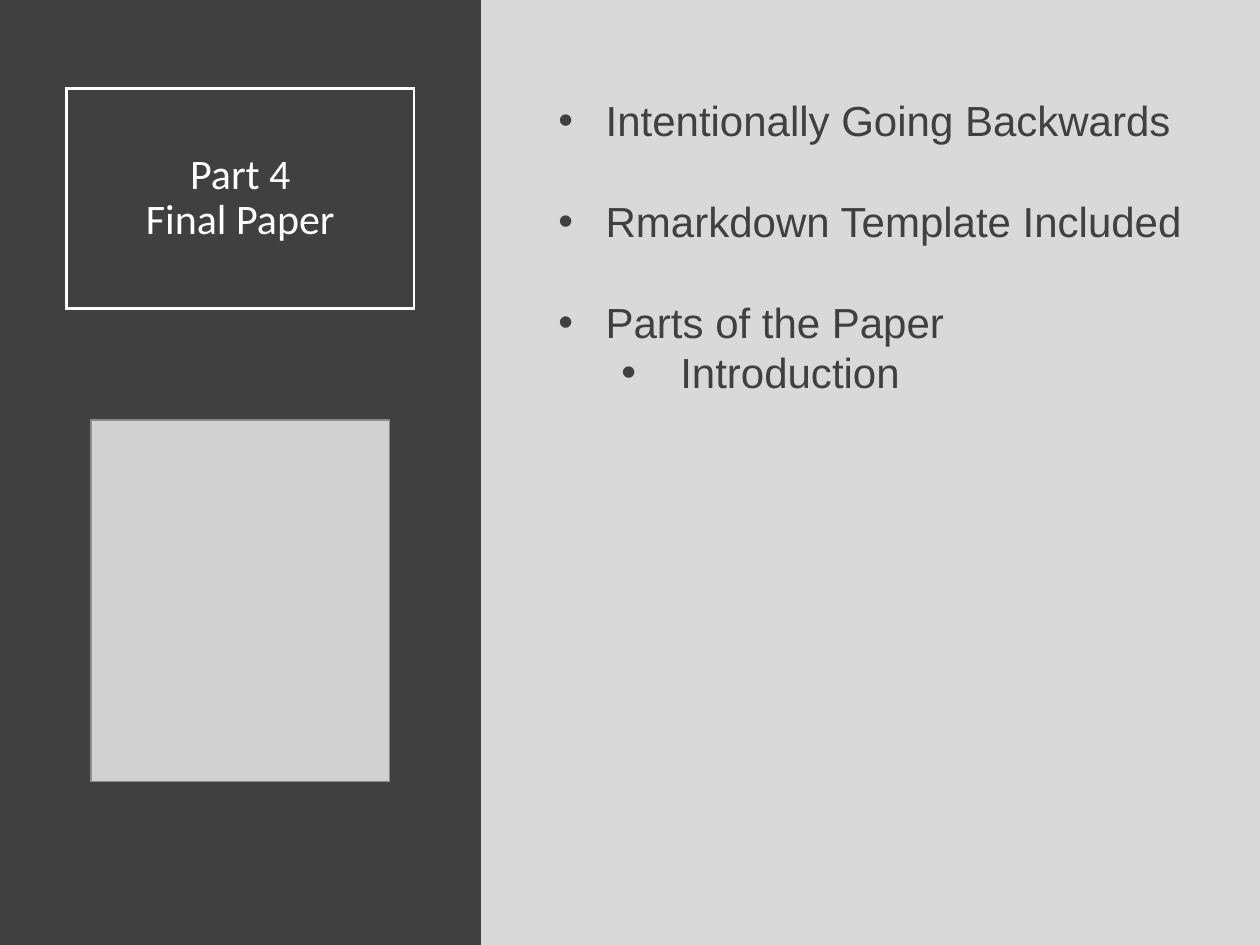
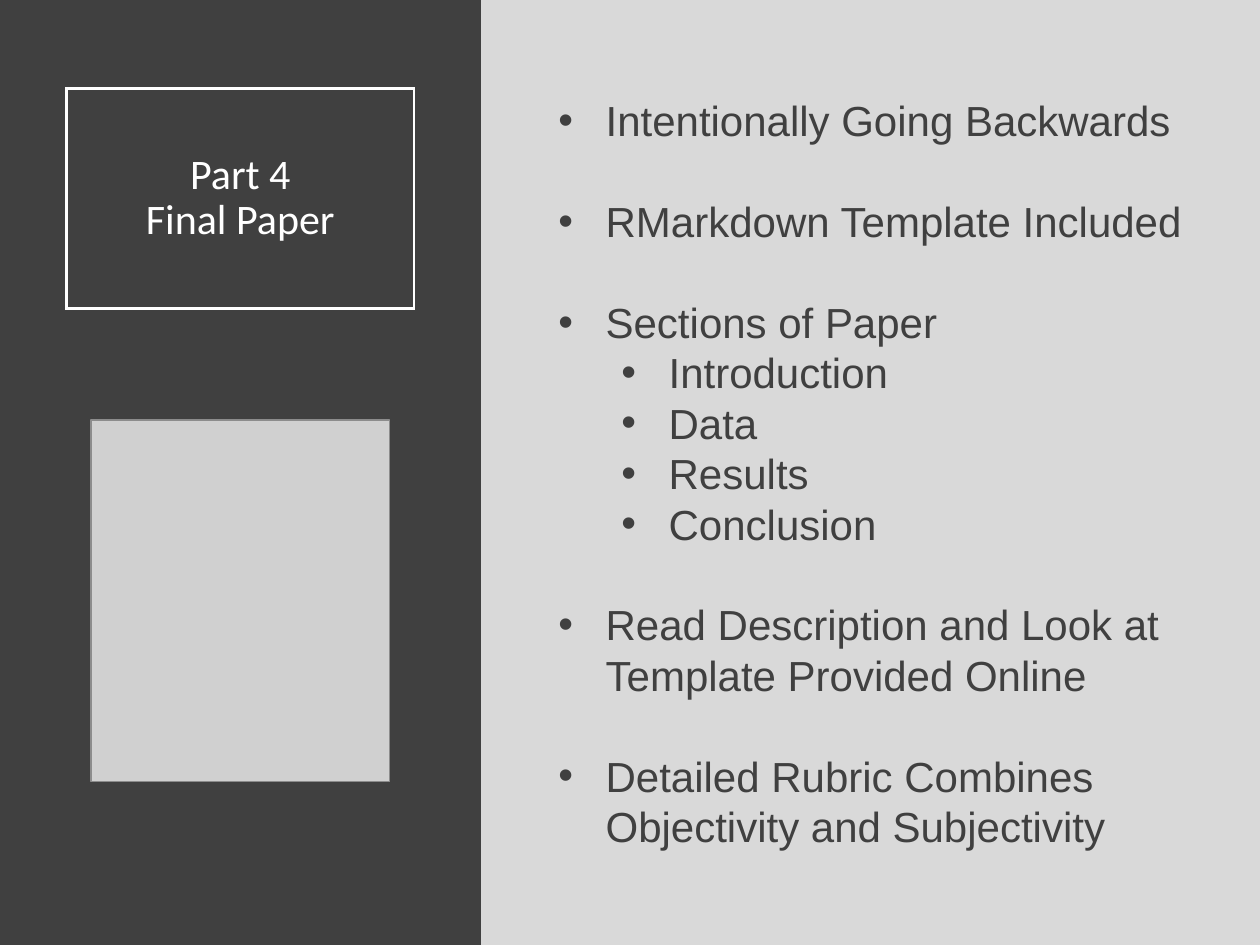
Before and after one commit to Yixf-Self/STOR320_WEBSITE, a slide deck: slide 4 of Lecture/Lecture 26/Lecture 26.pptx. Drawn at 1260x945 pixels with LibreOffice and Linux fonts; fonts in the diff are those of the drawing; grey boxes stand for pictures. Boxes give left, top, right and bottom in pixels: in the first picture for what was removed or moved away, otherwise in the second. Text is boxed around its words. In the diff, an @@ line names an element or a change of style, - is before the commit and + after.

```diff
--- a/Lecture/Lecture 26/Lecture 26.pptx
+++ b/Lecture/Lecture 26/Lecture 26.pptx
@@ text at (x1=606, y1=206, x2=1182, y2=346): text changed @@
-• Rmarkdown Template Included
-• Parts of the Paper
+• RMarkdown Template Included
+• Sections of Paper
@@ text at (x1=606, y1=410, x2=1159, y2=850): paragraphs added @@
+  • Data
+  • Results
+  • Conclusion
+• Read Description and Look at Template Provided Online
+• Detailed Rubric Combines Objectivity and Subjectivity
```
Also in this commit, not shown: 2 other slides changed, 8 slides added, 8 other files.
